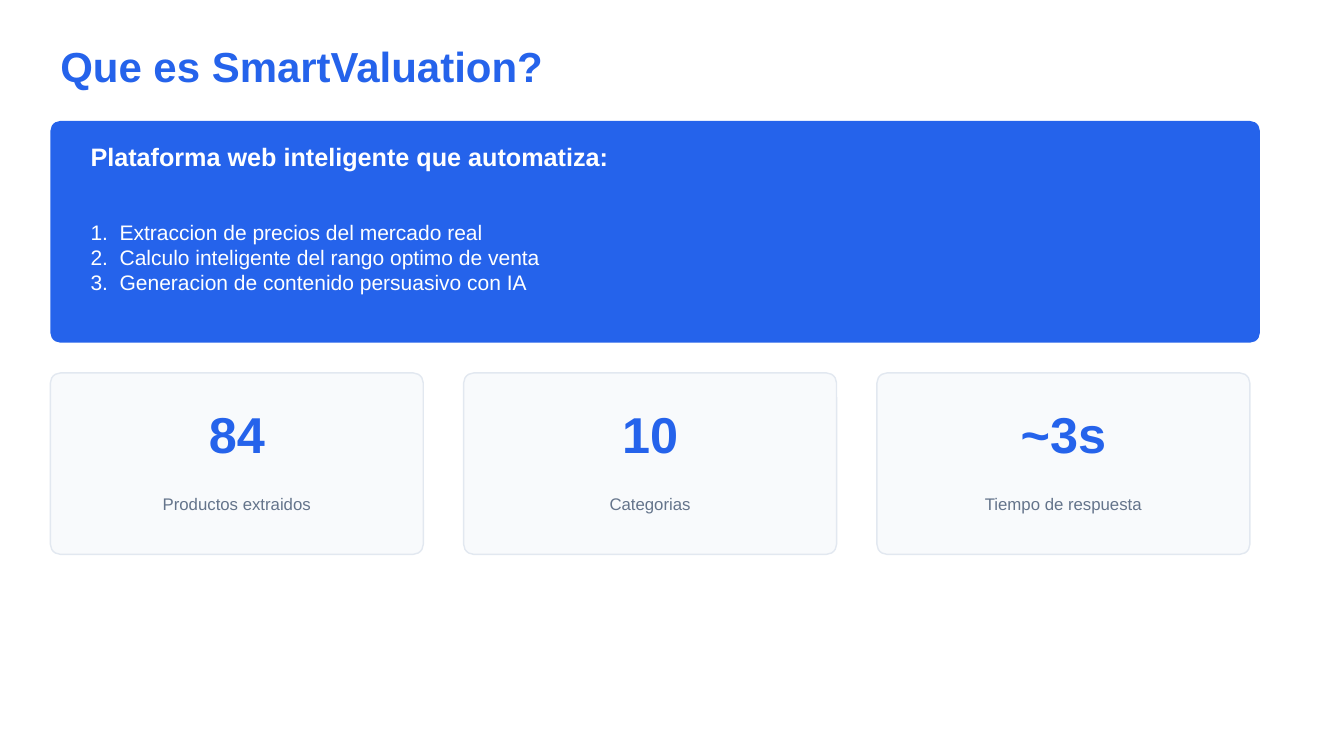
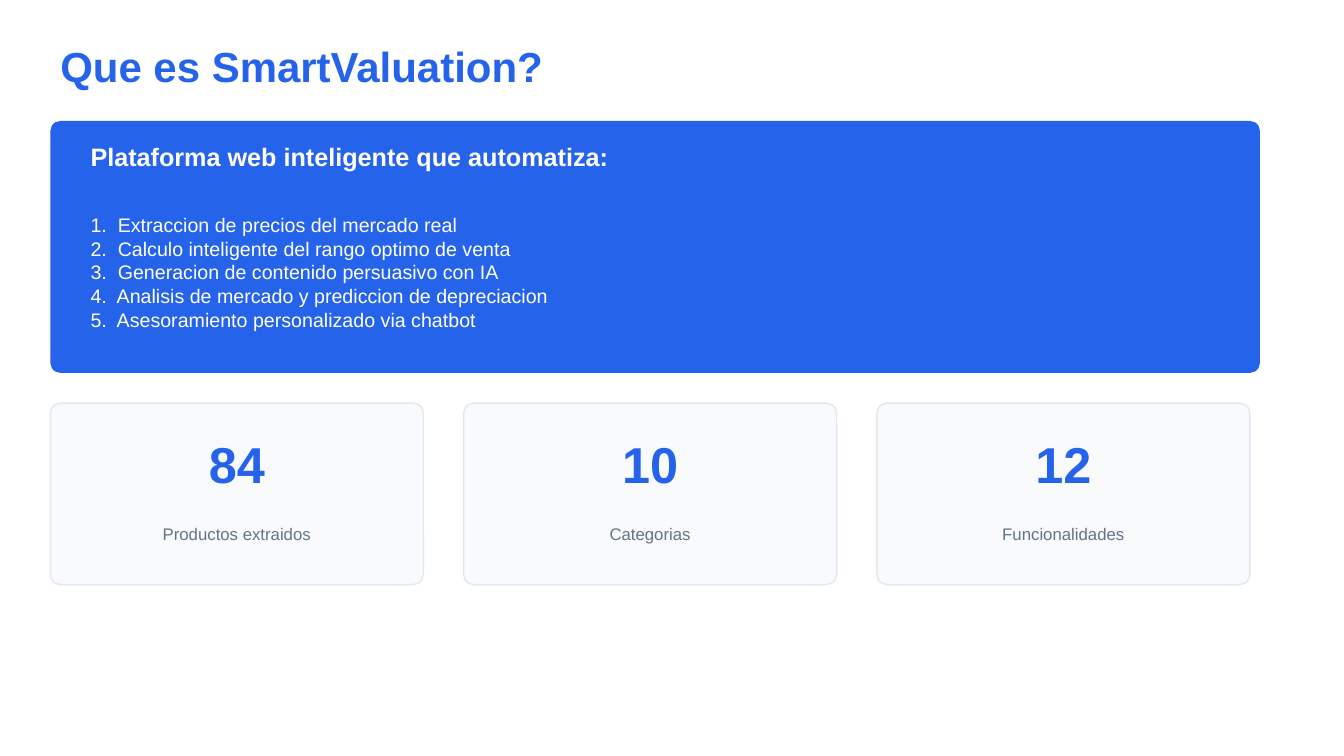
Before and after one commit to OscarEL1/smartvaluation, a slide deck: slide 3 of presentacion/SmartValuation_Presentacion.pptx. Drawn at 1344x756 pixels with LibreOffice and Linux fonts; fonts in the diff are those of the drawing. Boxes give left, top, right and bottom in pixels: in the first picture for what was removed or moved away, otherwise in the second. Text is boxed around its words. In the diff, an @@ line names an element or a change of style, - is before the commit and + after.

```diff
--- a/presentacion/SmartValuation_Presentacion.pptx
+++ b/presentacion/SmartValuation_Presentacion.pptx
@@ rounded rectangle: place and size @@
-rounded rectangle at (50, 121, 1260, 343)
+rounded rectangle at (50, 121, 1260, 373)
@@ rounded rectangle at (50, 121, 1260, 373): proportions changed @@
@@ text at (91, 217, 547, 331): text changed; size 15 to 14 pt @@
-1. Extraccion de precios del mercado real
-2. Calculo inteligente del rango optimo de venta
-3. Generacion de contenido persuasivo con IA
+1. Extraccion de precios del mercado real
+2. Calculo inteligente del rango optimo de venta
+3. Generacion de contenido persuasivo con IA
+4. Analisis de mercado y prediccion de depreciacion
+5. Asesoramiento personalizado via chatbot
@@ 4 texts, 3 rounded rectangles: place and size @@
-4 texts, 3 rounded rectangles at (50, 373, 1250, 555)
+4 texts, 3 rounded rectangles at (50, 403, 1250, 585)
@@ text at (1035, 448, 1091, 483): text changed @@
-~3s
+12
@@ text at (1002, 528, 1124, 540): text changed @@
-Tiempo de respuesta
+Funcionalidades
```
Also in this commit, not shown: 5 other slides changed, 8 slides added, 2 slides removed, 5 other files.
